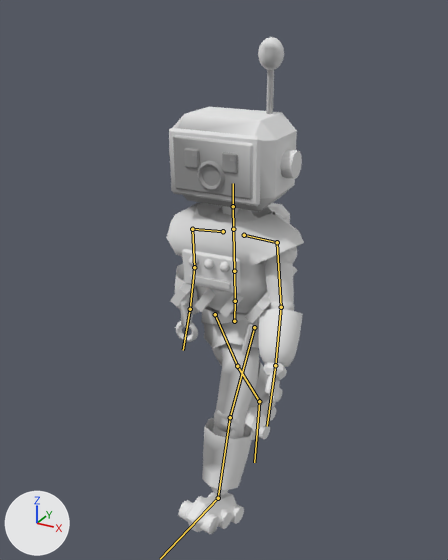
Two versions of the glTF model game/assets/personagens/faz_tudo_01.glb, one commit apart.
One viewpoint serves both versions: a camera (50 mm lens) standing at (1.18, -2.24, 2.23) and looking at (-0.06, 0.02, 1.1). The lights are fixed; the arrows at lower left show +X, +Y and +Z. The picture after the commit comes second. Both versions are drawn at frame 7 of the action 'andar-loop'; the numbers are the values there. The bones that change, and the others that lie on the model, are drawn over the model as lines.

Objects in the first picture: 'faz_tudo_01'.
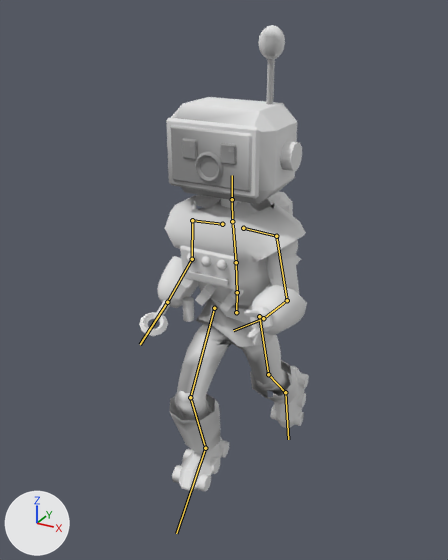
Edits to the bpy script that builds the scene:
```text
Change bone_hips:
    where bone_hips = bpy.data.objects['esqueleto_padrao'].pose.bones['Hips']  # child of 'Root'
    bone_hips.location: (0.001, -0.04, 0.0) -> (0.012, 0.007, 0.0)
    bone_hips.rotation_quaternion: (0.998, 0.0, -0.061, -0.001) -> (0.999, 0.0, 0.044, 0.0)  # degrees (0, -7, 0) -> degrees (0, 5, 0)
Change bone_leftupperleg:
    where bone_leftupperleg = bpy.data.objects['esqueleto_padrao'].pose.bones['LeftUpperLeg']  # child of 'Hips'
    bone_leftupperleg.rotation_quaternion: (0.973, -0.232, 0.0, 0.0) -> (0.983, 0.184, 0.0, 0.0)  # degrees (-27, 0, 0) -> degrees (21, 0, 0)
Change bone_leftlowerleg:
    where bone_leftlowerleg = bpy.data.objects['esqueleto_padrao'].pose.bones['LeftLowerLeg']  # child of 'LeftUpperLeg'
    bone_leftlowerleg.rotation_quaternion: (0.992, 0.122, 0.0, 0.0) -> (0.977, 0.215, 0.0, 0.0)  # degrees (14, 0, 0) -> degrees (25, 0, 0)
Change bone_leftfoot:
    where bone_leftfoot = bpy.data.objects['esqueleto_padrao'].pose.bones['LeftFoot']  # child of 'LeftLowerLeg'
    bone_leftfoot.rotation_quaternion: (0.993, -0.121, 0.0, 0.0) -> (0.967, 0.253, 0.0, 0.0)  # degrees (-14, 0, 0) -> degrees (29, 0, 0)
Change bone_rightupperleg:
    where bone_rightupperleg = bpy.data.objects['esqueleto_padrao'].pose.bones['RightUpperLeg']  # child of 'Hips'
    bone_rightupperleg.rotation_quaternion: (0.973, 0.232, 0.0, 0.0) -> (-0.943, 0.333, 0.0, 0.0)  # degrees (27, 0, 0) -> degrees (-39, 0, 0)
Change bone_rightlowerleg:
    where bone_rightlowerleg = bpy.data.objects['esqueleto_padrao'].pose.bones['RightLowerLeg']  # child of 'RightUpperLeg'
    bone_rightlowerleg.rotation_quaternion: (0.999, 0.052, 0.0, 0.0) -> (0.865, 0.496, 0.0, 0.0)  # degrees (6, 0, 0) -> degrees (60, 0, 0)
Change bone_rightfoot:
    where bone_rightfoot = bpy.data.objects['esqueleto_padrao'].pose.bones['RightFoot']  # child of 'RightLowerLeg'
    bone_rightfoot.rotation_quaternion: (0.979, 0.202, 0.0, 0.0) -> (0.995, -0.101, 0.0, 0.0)  # degrees (23, 0, 0) -> degrees (-12, 0, 0)
Change bone_spine:
    where bone_spine = bpy.data.objects['esqueleto_padrao'].pose.bones['Spine']  # child of 'Hips'
    bone_spine.rotation_quaternion: (0.999, 0.014, 0.03, 0.0) -> (0.999, 0.052, 0.0, 0.0)  # degrees (2, 3, 0) -> degrees (6, 0, 0)
Change bone_chest:
    where bone_chest = bpy.data.objects['esqueleto_padrao'].pose.bones['Chest']  # child of 'Spine'
    bone_chest.rotation_quaternion: (0.998, 0.021, 0.055, -0.001) -> (0.998, 0.034, -0.043, 0.001)  # degrees (2, 6, 0) -> degrees (4, -5, 0)
Change bone_leftupperarm:
    where bone_leftupperarm = bpy.data.objects['esqueleto_padrao'].pose.bones['LeftUpperArm']  # child of 'LeftShoulder'
    bone_leftupperarm.rotation_quaternion: (0.784, -0.591, -0.153, -0.115) -> (0.808, -0.566, -0.132, -0.092)  # degrees (-74, -22, 0) -> degrees (-70, -18, 0)
Change bone_leftlowerarm:
    where bone_leftlowerarm = bpy.data.objects['esqueleto_padrao'].pose.bones['LeftLowerArm']  # child of 'LeftUpperArm'
    bone_leftlowerarm.rotation_quaternion: (0.974, 0.0, 0.0, -0.227) -> (0.718, 0.0, 0.0, -0.696)  # degrees (0, 0, -26) -> degrees (0, 0, -88)
Change bone_neck:
    where bone_neck = bpy.data.objects['esqueleto_padrao'].pose.bones['Neck']  # child of 'Chest'
    bone_neck.rotation_quaternion: (1.0, -0.012, 0.0, 0.0) -> (0.999, -0.035, 0.0, 0.0)  # degrees (-1, 0, 0) -> degrees (-4, 0, 0)
Change bone_head:
    where bone_head = bpy.data.objects['esqueleto_padrao'].pose.bones['Head']  # child of 'Neck'
    bone_head.rotation_quaternion: (1.0, -0.014, -0.018, 0.0) -> (0.999, -0.044, -0.001, 0.0)  # degrees (-2, -2, 0) -> degrees (-5, 0, 0)
Change bone_rightupperarm:
    where bone_rightupperarm = bpy.data.objects['esqueleto_padrao'].pose.bones['RightUpperArm']  # child of 'RightShoulder'
    bone_rightupperarm.rotation_quaternion: (0.784, -0.591, -0.153, -0.115) -> (0.81, -0.567, -0.113, -0.079)  # degrees (-74, -22, 0) -> degrees (-70, -16, 0)
Change bone_rightlowerarm:
    where bone_rightlowerarm = bpy.data.objects['esqueleto_padrao'].pose.bones['RightLowerArm']  # child of 'RightUpperArm'
    bone_rightlowerarm.rotation_quaternion: (0.988, 0.0, 0.0, 0.156) -> (0.752, 0.0, 0.0, 0.659)  # degrees (0, 0, 18) -> degrees (0, 0, 82)
```

Pixel boxes (x1, y1, x2, y2) of what changed, in the pictures (448 x 560 px):
'faz_tudo_01', posed (23% wider, 6% shorter): before (166, 37, 304, 534); after (139, 25, 309, 492)
bone 'Hips', root to tip: before (234, 321) to (235, 301); after (236, 312) to (237, 292)
bone 'LeftUpperLeg', root to tip: before (254, 327) to (230, 417); after (259, 316) to (268, 374)
bone 'LeftLowerLeg', root to tip: before (230, 417) to (218, 498); after (268, 374) to (285, 392)
bone 'LeftFoot', root to tip: before (218, 498) to (160, 559); after (285, 392) to (288, 439)
bone 'RightUpperLeg', root to tip: before (215, 314) to (237, 366); after (214, 308) to (190, 397)
bone 'RightLowerLeg', root to tip: before (237, 366) to (259, 401); after (190, 397) to (205, 448)
bone 'RightFoot', root to tip: before (259, 401) to (254, 462); after (205, 448) to (176, 533)
bone 'Spine', root to tip: before (235, 301) to (234, 271); after (237, 292) to (236, 262)
bone 'Chest', root to tip: before (234, 271) to (233, 231); after (236, 262) to (233, 224)
bone 'LeftUpperArm', root to tip: before (277, 242) to (281, 307); after (276, 236) to (287, 300)
bone 'LeftLowerArm', root to tip: before (281, 307) to (275, 365); after (287, 300) to (263, 318)
bone 'Neck', root to tip: before (233, 229) to (233, 206); after (232, 221) to (232, 199)
bone 'Head', root to tip: before (233, 206) to (233, 183); after (232, 199) to (232, 175)
bone 'RightUpperArm', root to tip: before (192, 229) to (194, 267); after (192, 220) to (192, 259)
bone 'RightLowerArm', root to tip: before (194, 267) to (190, 309); after (192, 259) to (167, 302)
